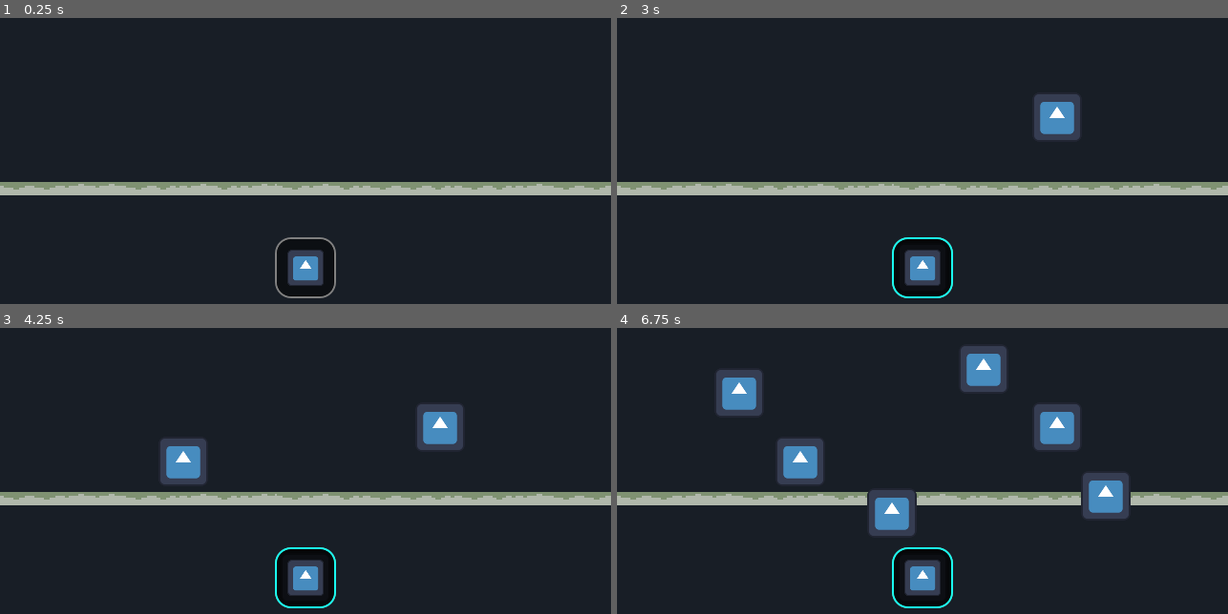
Above: before the commit, frames 1-4 (two rows, left to right).
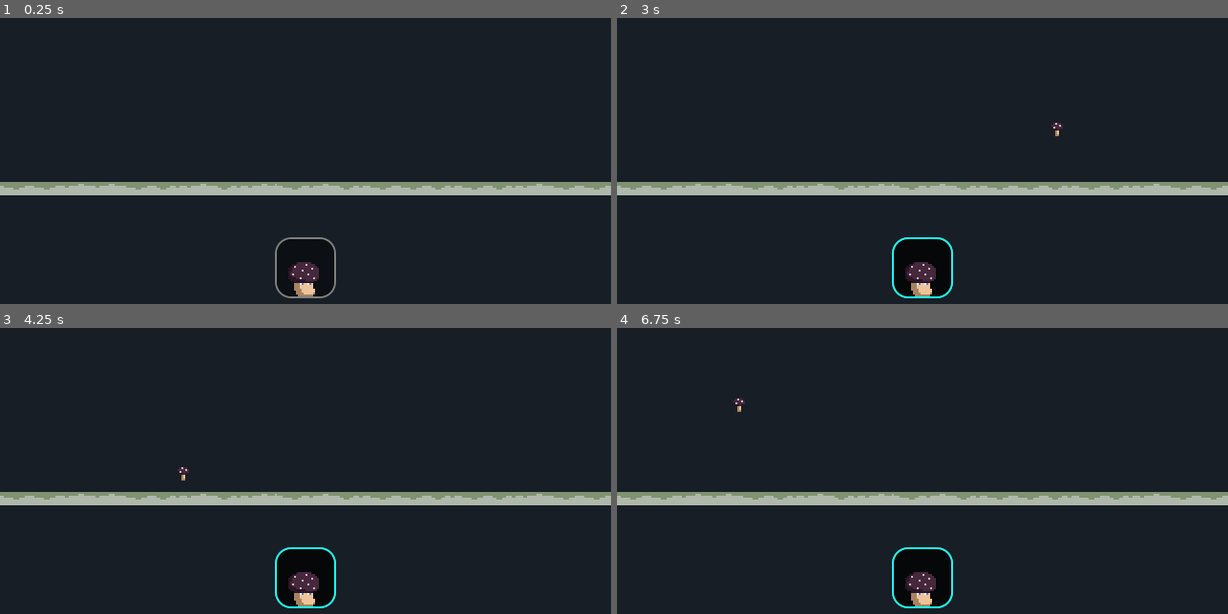
Above: after the commit, the same moments.

Repository: Ieida/godot-wild-jam-79
Game: Godot game, scene res://game/game.tscn
Two runs of this game, one before a commit and one after it. Both use one fixed random seed, a clock stepped at 60 frames per second and the inputs below. The engine's default icon, where the game draws it, is replaced by a stand-in: a white triangle on a blue panel in a dark square.
Inputs (mouse positions are in pixels of both pictures, inside the frame that each line leads up to):
- Up to frame 1 (0.25 s): no input
- Up to frame 2 (3 s): click (922, 266) at 0.5 s; click (922, 266) at 1.25 s; click (922, 266) at 2 s; tap Enter at 2.75 s; move the mouse to (1056, 118) at 2.77 s
- Up to frame 3 (4.25 s): tap Space at 3.5 s; move the mouse to (183, 462) at 3.52 s
- Up to frame 4 (6.75 s): tap Enter at 4.25, 5.75 s; move the mouse to (983, 368) at 4.27 s; tap Space at 5, 6.5 s; move the mouse to (891, 513) at 5.02 s; move the mouse to (1105, 496) at 5.77 s; move the mouse to (739, 393) at 6.52 s

The runs differ from the first frame. In frame 1, 0.8% of the frame differs, in the area x 47-53%, y 81-98%; in frame 2, 2.0%; in frame 3, 3.2%; in frame 4, 8.0%, in the area x 16-85%, y 6-98%.

Commit message:
mushroom implemented

Diff:
--- a/elements/plant/plant.gd
+++ b/elements/plant/plant.gd
@@ -2,6 +2,11 @@
 
 
 @onready var collider: StaticBody2D = $Collider
+var age: float
+
+
+func _physics_process(delta: float) -> void:
+	age += delta
 
 
 func _ready() -> void:
@@ -23,6 +28,8 @@
 func plant():
 	if not is_colliding(): return
 
-	var pos = target_position * get_closest_collision_safe_fraction()
-	global_position = to_global(pos)
+	var pos = get_collision_point(0)
+	pos.x = global_position.x
+	pos.y -= 10.0
+	global_position = pos
 	collider.process_mode = Node.PROCESS_MODE_INHERIT
--- a/elements/plant/plant.tscn
+++ b/elements/plant/plant.tscn
@@ -1,7 +1,6 @@
-[gd_scene load_steps=4 format=3 uid="uid://dr3av80rwwqwb"]
+[gd_scene load_steps=3 format=3 uid="uid://dr3av80rwwqwb"]
 
 [ext_resource type="Script" uid="uid://du1oddbbp34tp" path="res://elements/plant/plant.gd" id="1_3x88q"]
-[ext_resource type="Texture2D" uid="uid://87l5rc6m4wxw" path="res://icon.svg" id="2_abyum"]
 
 [sub_resource type="RectangleShape2D" id="RectangleShape2D_abyum"]
 
@@ -10,12 +9,8 @@
 shape = SubResource("RectangleShape2D_abyum")
 script = ExtResource("1_3x88q")
 
-[node name="AnimatedSprite2D" type="AnimatedSprite2D" parent="."]
-
 [node name="Collider" type="StaticBody2D" parent="." groups=["plant_colliders"]]
 
 [node name="CollisionShape2D" type="CollisionShape2D" parent="Collider"]
 
-[node name="Sprite2D" type="Sprite2D" parent="."]
-scale = Vector2(0.2, 0.2)
-texture = ExtResource("2_abyum")
+[node name="AnimatedSprite2D" type="AnimatedSprite2D" parent="."]
--- a/elements/player/player.tscn
+++ b/elements/player/player.tscn
@@ -1,9 +1,10 @@
-[gd_scene load_steps=7 format=3 uid="uid://bd5qcs08srar7"]
+[gd_scene load_steps=9 format=3 uid="uid://bd5qcs08srar7"]
 
 [ext_resource type="Script" uid="uid://dmjgiq3pyu8oh" path="res://ui/slot_holder.gd" id="1_b51c3"]
 [ext_resource type="PackedScene" uid="uid://hb44if87lvqr" path="res://ui/slot/ui_slot.tscn" id="2_338lt"]
-[ext_resource type="PackedScene" uid="uid://dr3av80rwwqwb" path="res://elements/plant/plant.tscn" id="3_h2kxm"]
+[ext_resource type="PackedScene" uid="uid://00o16vqo5xxv" path="res://plants/mushroom/mushroom.tscn" id="3_338lt"]
 [ext_resource type="Script" uid="uid://djkw4r8ipr3n8" path="res://ui/slot/ui_slot_item_plant.gd" id="4_yd248"]
+[ext_resource type="Texture2D" uid="uid://cy2ym7ngwwdbv" path="res://assets/mushroom.png" id="5_338lt"]
 
 [sub_resource type="GDScript" id="GDScript_b51c3"]
 resource_name = "planter"
@@ -22,6 +23,9 @@
 
 
 func _on_selected_slot(slot: UISlot):
+	if plant:
+		plant.queue_free()
+		can_be_planted = false
 	var slot_item = slot.item as UISlotItemPlant
 	if slot_item and slot_item.plant_scene:
 		var new_plant = slot_item.plant_scene.instantiate() as Plant
@@ -54,8 +58,12 @@
 
 [sub_resource type="Resource" id="Resource_2sqnu"]
 script = ExtResource("4_yd248")
-plant_scene = ExtResource("3_h2kxm")
+plant_scene = ExtResource("3_338lt")
 metadata/_custom_type_script = "uid://djkw4r8ipr3n8"
+
+[sub_resource type="AtlasTexture" id="AtlasTexture_h2kxm"]
+atlas = ExtResource("5_338lt")
+region = Rect2(96, 0, 32, 32)
 
 [node name="Player" type="Node"]
 
@@ -85,3 +93,10 @@
 [node name="UISlot" parent="UI/MarginContainer/PlantSlots" instance=ExtResource("2_338lt")]
 layout_mode = 2
 item = SubResource("Resource_2sqnu")
+
+[node name="TextureRect" parent="UI/MarginContainer/PlantSlots/UISlot" index="0"]
+texture_filter = 1
+scale = Vector2(0.5, 0.5)
+texture = SubResource("AtlasTexture_h2kxm")
+
+[editable path="UI/MarginContainer/PlantSlots/UISlot"]
--- /dev/null
+++ b/plants/mushroom/mushroom.tscn
@@ -0,0 +1,145 @@
+[gd_scene load_steps=19 format=3 uid="uid://00o16vqo5xxv"]
+
+[ext_resource type="PackedScene" uid="uid://dr3av80rwwqwb" path="res://elements/plant/plant.tscn" id="1_joivf"]
+[ext_resource type="Texture2D" uid="uid://cy2ym7ngwwdbv" path="res://assets/mushroom.png" id="2_vr1oj"]
+
+[sub_resource type="RectangleShape2D" id="RectangleShape2D_joivf"]
+
+[sub_resource type="AtlasTexture" id="AtlasTexture_16su2"]
+atlas = ExtResource("2_vr1oj")
+region = Rect2(0, 0, 96, 32)
+
+[sub_resource type="AtlasTexture" id="AtlasTexture_vr1oj"]
+atlas = ExtResource("2_vr1oj")
+region = Rect2(0, 32, 96, 32)
+
+[sub_resource type="AtlasTexture" id="AtlasTexture_130wy"]
+atlas = ExtResource("2_vr1oj")
+region = Rect2(0, 64, 96, 32)
+
+[sub_resource type="AtlasTexture" id="AtlasTexture_joivf"]
+atlas = ExtResource("2_vr1oj")
+region = Rect2(0, 96, 96, 32)
+
+[sub_resource type="AtlasTexture" id="AtlasTexture_xa7qm"]
+atlas = ExtResource("2_vr1oj")
+region = Rect2(96, 0, 96, 32)
+
+[sub_resource type="AtlasTexture" id="AtlasTexture_lc416"]
+atlas = ExtResource("2_vr1oj")
+region = Rect2(96, 32, 96, 32)
+
+[sub_resource type="AtlasTexture" id="AtlasTexture_nvxg1"]
+atlas = ExtResource("2_vr1oj")
+region = Rect2(96, 64, 96, 32)
+
+[sub_resource type="AtlasTexture" id="AtlasTexture_7c5xo"]
+atlas = ExtResource("2_vr1oj")
+region = Rect2(96, 96, 96, 32)
+
+[sub_resource type="AtlasTexture" id="AtlasTexture_y7pgb"]
+atlas = ExtResource("2_vr1oj")
+region = Rect2(96, 128, 96, 32)
+
+[sub_resource type="AtlasTexture" id="AtlasTexture_rxt22"]
+atlas = ExtResource("2_vr1oj")
+region = Rect2(96, 160, 96, 32)
+
+[sub_resource type="AtlasTexture" id="AtlasTexture_md32m"]
+atlas = ExtResource("2_vr1oj")
+region = Rect2(96, 192, 96, 32)
+
+[sub_resource type="AtlasTexture" id="AtlasTexture_p5y2q"]
+atlas = ExtResource("2_vr1oj")
+region = Rect2(96, 224, 96, 32)
+
+[sub_resource type="AtlasTexture" id="AtlasTexture_7ttph"]
+atlas = ExtResource("2_vr1oj")
+region = Rect2(96, 256, 96, 32)
+
+[sub_resource type="AtlasTexture" id="AtlasTexture_fi1px"]
+atlas = ExtResource("2_vr1oj")
+region = Rect2(96, 288, 96, 32)
+
+[sub_resource type="SpriteFrames" id="SpriteFrames_130wy"]
+animations = [{
+"frames": [{
+"duration": 1.0,
+"texture": SubResource("AtlasTexture_16su2")
+}],
+"loop": true,
+"name": &"age_1",
+"speed": 5.0
+}, {
+"frames": [{
+"duration": 1.0,
+"texture": SubResource("AtlasTexture_vr1oj")
+}],
+"loop": true,
+"name": &"age_2",
+"speed": 5.0
+}, {
+"frames": [{
+"duration": 1.0,
+"texture": SubResource("AtlasTexture_130wy")
+}],
+"loop": true,
+"name": &"age_3",
+"speed": 5.0
+}, {
+"frames": [{
+"duration": 1.0,
+"texture": SubResource("AtlasTexture_joivf")
+}],
+"loop": true,
+"name": &"age_4",
+"speed": 5.0
+}, {
+"frames": [{
+"duration": 1.0,
+"texture": SubResource("AtlasTexture_xa7qm")
+}, {
+"duration": 1.0,
+"texture": SubResource("AtlasTexture_lc416")
+}, {
+"duration": 1.0,
+"texture": SubResource("AtlasTexture_nvxg1")
+}, {
+"duration": 1.0,
+"texture": SubResource("AtlasTexture_7c5xo")
+}, {
+"duration": 1.0,
+"texture": SubResource("AtlasTexture_y7pgb")
+}, {
+"duration": 1.0,
+"texture": SubResource("AtlasTexture_rxt22")
+}, {
+"duration": 1.0,
+"texture": SubResource("AtlasTexture_md32m")
+}, {
+"duration": 1.0,
+"texture": SubResource("AtlasTexture_p5y2q")
+}, {
+"duration": 1.0,
+"texture": SubResource("AtlasTexture_7ttph")
+}, {
+"duration": 1.0,
+"texture": SubResource("AtlasTexture_fi1px")
+}],
+"loop": false,
+"name": &"attack",
+"speed": 14.0
+}]
+
+[node name="Mushroom" instance=ExtResource("1_joivf")]
+target_position = Vector2(0, 0)
+
+[node name="CollisionShape2D" parent="Collider" index="0"]
+shape = SubResource("RectangleShape2D_joivf")
+
+[node name="AnimatedSprite2D" parent="." index="1"]
+texture_filter = 1
+sprite_frames = SubResource("SpriteFrames_130wy")
+animation = &"age_1"
+autoplay = "age_1"
+offset = Vector2(32, -5)
--- a/ui/slot_holder.gd
+++ b/ui/slot_holder.gd
@@ -4,23 +4,32 @@
 signal slot_selected(slot: UISlot)
 
 
+var button_group: ButtonGroup
 var selected_slot: UISlot
+
+
+func _on_button_group_pressed(button: BaseButton):
+	if not button is UISlot: return
+
+	_on_slot_selected(button)
 
 
 func _on_slot_selected(slot: UISlot):
 	if selected_slot:
-		selected_slot.set_pressed_no_signal(false)
+		selected_slot.button_pressed = false
 	selected_slot = slot
 	slot_selected.emit(slot)
 
 
 func _ready() -> void:
+	button_group = ButtonGroup.new()
+	button_group.pressed.connect(_on_button_group_pressed)
 	for ci in get_child_count():
 		var c = get_child(ci) as UISlot
 		if c:
-			c.selected.connect(_on_slot_selected)
+			c.button_group = button_group
 
 
 func deselect_all():
-	selected_slot.set_pressed_no_signal(false)
+	selected_slot.set_pressed_no_signal(true)
 	selected_slot = null
Not shown, added: assets/central tree.png.import
Not shown, added: assets/enemy1.png.import
Not shown, added: assets/mushroom.png.import
